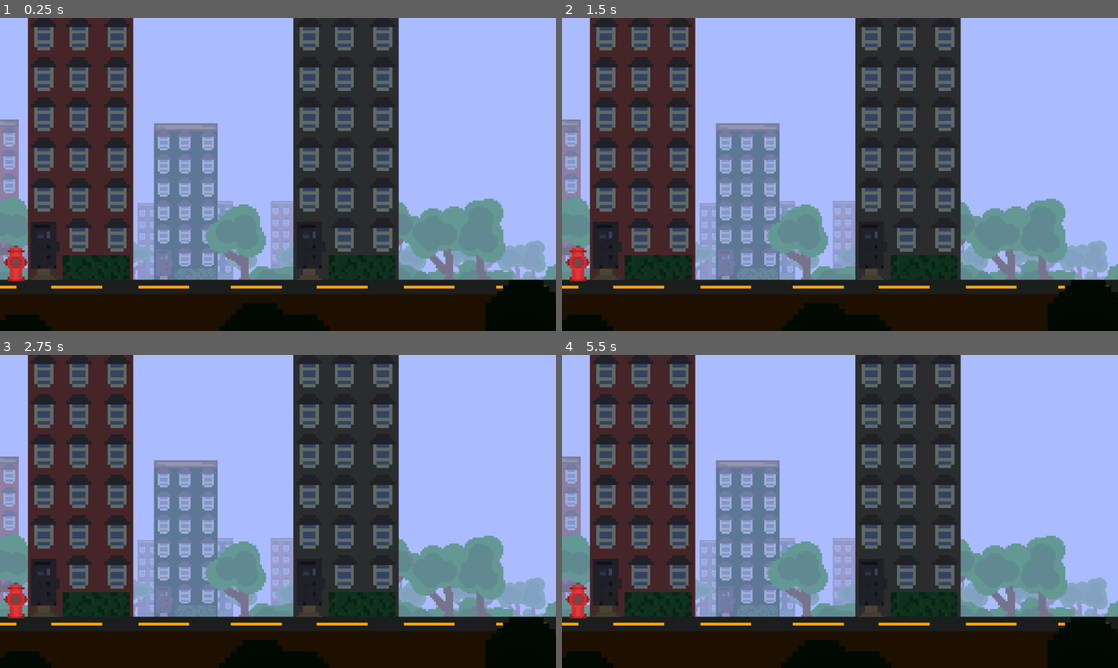
Above: before the commit, frames 1-4 (two rows, left to right).
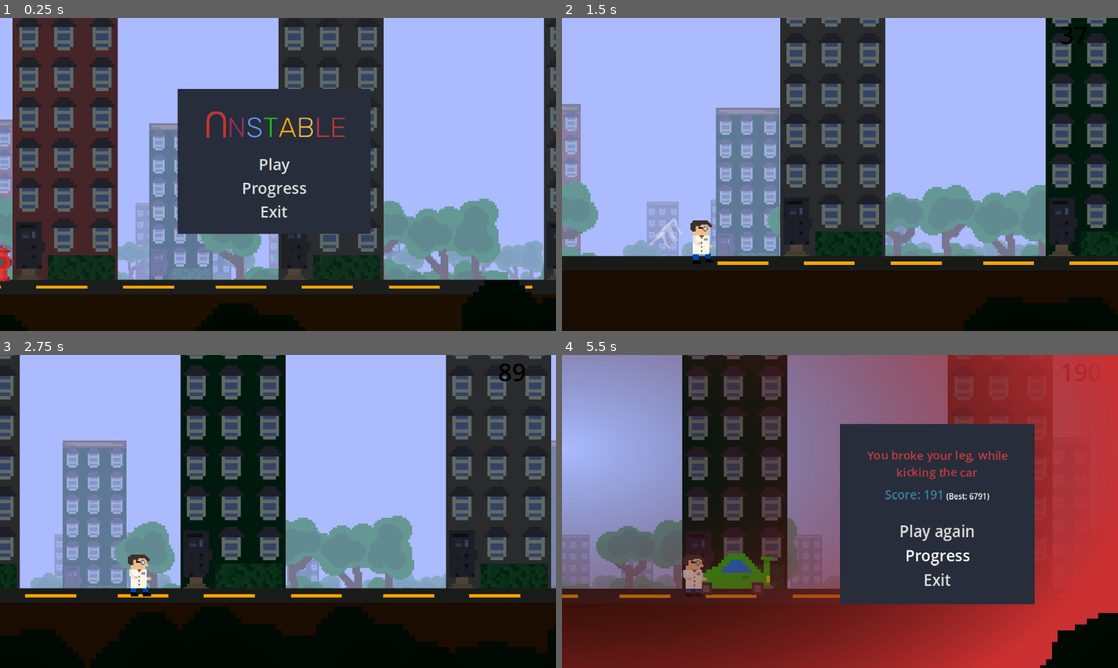
Above: after the commit, the same moments.

Repository: kir-55/Unstable
Game: Godot game, scene res://Scenes/main.tscn
The game is run twice, just before and just after one commit, with the same random seed, the same clock (stepped at 60 frames per second) and the same inputs.
Inputs (mouse positions are in pixels of both pictures, inside the frame that each line leads up to):
- Up to frame 1 (0.25 s): no input
- Up to frame 2 (1.5 s): click (834, 165) at 0.5 s, where only the run after the commit has a clickable "Play"; move the mouse to (962, 158) at 1.27 s; hold Space (up) from 1.28 s (still down); tap S (bottom) at 1.35 s; click (962, 158) at 1.42 s
- Up to frame 3 (2.75 s): release Space (up) at 2 s; drag from (166, 527) to (16, 602) at 2.02 s
- Up to frame 4 (5.5 s): move the mouse to (895, 442) at 2.77 s; tap A (stop) at 2.85 s; drag from (812, 574) to (673, 464) at 3.52 s; move the mouse to (1006, 558) at 4.27 s; hold Space (up) 4.28-5 s; tap Shift (dash) at 4.35 s; drag from (673, 464) to (578, 602) at 5.02 s

The runs differ from the first frame. In frame 1, 39% of the frame differs, in the area x 0-100%, y 0-100%; in frame 2, 67%; in frame 3, 84%; in frame 4, 90%.

Commit message:
Fixes after the merge, saving amulet collection

Diff:
--- a/Scenes/Menus/new_outline.tscn
+++ b/Scenes/Menus/new_outline.tscn
@@ -2,7 +2,7 @@
 
 [ext_resource type="Material" uid="uid://blmayflby86ef" path="res://Styles/new_highlight.tres" id="1_4s54f"]
 [ext_resource type="Texture2D" uid="uid://bs0xlloapmy83" path="res://Textures/Amulets/outline.png" id="2_7300f"]
-[ext_resource type="Script" path="res://Scenes/Menus/remove_outline.gd" id="3_chlqi"]
+[ext_resource type="Script" path="res://Scripts/remove_outline.gd" id="3_chlqi"]
 
 [node name="TextureRect" type="TextureRect"]
 modulate = Color(1, 1, 0, 1)
--- a/Scenes/global_variables.tscn
+++ b/Scenes/global_variables.tscn
@@ -1,9 +1,9 @@
 [gd_scene load_steps=14 format=3 uid="uid://b0fjlwsniivuy"]
 
 [ext_resource type="Script" path="res://Scripts/global_variables.gd" id="1_6fhdc"]
-[ext_resource type="Resource" uid="uid://ctr8ofv38du6p" path="res://Epochs/city.tres" id="2_tede6"]
-[ext_resource type="Resource" uid="uid://b5ga8fmqhitgk" path="res://Epochs/future.tres" id="3_h80lx"]
-[ext_resource type="Resource" uid="uid://d4jipchxnkrhx" path="res://Epochs/medieval.tres" id="4_rv33m"]
+[ext_resource type="Resource" uid="uid://ctr8ofv38du6p" path="res://Ages/city.tres" id="2_tede6"]
+[ext_resource type="Resource" uid="uid://b5ga8fmqhitgk" path="res://Ages/future.tres" id="3_h80lx"]
+[ext_resource type="Resource" uid="uid://d4jipchxnkrhx" path="res://Ages/medieval.tres" id="4_rv33m"]
 [ext_resource type="Resource" uid="uid://dbplhi6u5tp6p" path="res://Amulets/bag_of_tools.tres" id="5_pw5te"]
 [ext_resource type="Resource" uid="uid://bh4tipha1kv5b" path="res://Amulets/chronometer.tres" id="6_1i2bb"]
 [ext_resource type="Resource" uid="uid://cgk8wbbvqcoc7" path="res://Amulets/some_plant.tres" id="7_2hcst"]
--- a/Scenes/main.tscn
+++ b/Scenes/main.tscn
@@ -1,8 +1,8 @@
 [gd_scene load_steps=18 format=3 uid="uid://daai0thrp4xay"]
 
-[ext_resource type="Texture2D" uid="uid://b2g18eyedc21g" path="res://textures/Unstable_paralax_layer-1.png" id="1_uh0gs"]
-[ext_resource type="Texture2D" uid="uid://3qdpdvrtb63r" path="res://textures/Unstable_paralax_layer1.png" id="2_las88"]
-[ext_resource type="Script" path="res://Scenes/Menus/move_right.gd" id="3_vefdh"]
+[ext_resource type="Texture2D" uid="uid://b2g18eyedc21g" path="res://Textures/Unstable_paralax_layer-1.png" id="1_uh0gs"]
+[ext_resource type="Texture2D" uid="uid://3qdpdvrtb63r" path="res://Textures/Unstable_paralax_layer1.png" id="2_las88"]
+[ext_resource type="Script" path="res://Scripts/move_right.gd" id="3_1hfwm"]
 [ext_resource type="AudioStream" uid="uid://s13upthllfum" path="res://Audio/Melodies/do gry2.mp3" id="4_vqtpy"]
 [ext_resource type="Script" path="res://Scripts/random_system.gd" id="5_dnrvn"]
 [ext_resource type="Script" path="res://Scripts/TerrainGeneration/terrain_generator.gd" id="6_k2p7q"]
@@ -77,8 +77,8 @@
 [node name="Camera2D" type="Camera2D" parent="MovingGround"]
 position = Vector2(-338, 17)
 position_smoothing_enabled = true
-script = ExtResource("3_vefdh")
-speed = 200
+script = ExtResource("3_1hfwm")
+speed = 300
 
 [node name="CanvasLayer" type="CanvasLayer" parent="MovingGround/Camera2D"]
 
--- a/Scenes/menus/game_over_menu.tscn
+++ b/Scenes/menus/game_over_menu.tscn
@@ -17,10 +17,8 @@
 fill_to = Vector2(0.991453, 0)
 metadata/_snap_enabled = true
 
-
 [sub_resource type="RichTextEffect" id="RichTextEffect_j0opp"]
 script = ExtResource("4_eh833")
-
 
 [sub_resource type="RichTextEffect" id="RichTextEffect_xlhj1"]
 script = ExtResource("4_eh833")
--- a/Scenes/menus/start_menu.tscn
+++ b/Scenes/menus/start_menu.tscn
@@ -5,10 +5,6 @@
 [ext_resource type="StyleBox" uid="uid://d2bmcyyj3mhkh" path="res://Styles/button_hover.tres" id="4_rrgdv"]
 [ext_resource type="StyleBox" uid="uid://cerythqxamdxh" path="res://Styles/button_hover_yellow.tres" id="5_1mafq"]
 [ext_resource type="StyleBox" uid="uid://depdhdvh1mnip" path="res://Styles/button_hover_green.tres" id="6_4jgwr"]
-
-[ext_resource type="Script" path="res://Scripts/move_right.gd" id="5_srgek"]
-[ext_resource type="Script" path="res://Scripts/TerrainGeneration/terrain_generator.gd" id="5_xu6qi"]
-
 [ext_resource type="StyleBox" uid="uid://bexrdmx650haa" path="res://Styles/panel.tres" id="6_25x81"]
 [ext_resource type="StyleBox" uid="uid://sr3rv6n41wdu" path="res://Styles/transparent_button.tres" id="7_ug5gg"]
 
@@ -102,53 +98,6 @@
 theme_override_styles/focus = ExtResource("5_1mafq")
 text = "Exit"
 
-
-[node name="RandomSystem" type="Node" parent="MovingGround"]
-script = ExtResource("4_yih76")
-
-[node name="TerrainGenerator" type="Node2D" parent="MovingGround" node_paths=PackedStringArray("ground_line", "grass_line", "floor_collider", "rs", "sloper", "player")]
-position = Vector2(-1029, 250)
-script = ExtResource("5_xu6qi")
-ground_line = NodePath("GroundLine")
-grass_line = NodePath("GrassLine")
-floor_collider = NodePath("GrassLine/StaticBody2D")
-rs = NodePath("../RandomSystem")
-sloper = NodePath("Sloper")
-line_section_length = 500
-section_y_change_amplitude = 0
-player = NodePath("../Camera2D")
-
-[node name="Sloper" type="Node" parent="MovingGround/TerrainGenerator" node_paths=PackedStringArray("line", "terrain_generator")]
-script = ExtResource("6_y8vvb")
-line = NodePath("../GrassLine")
-terrain_generator = NodePath("..")
-
-[node name="GroundLine" type="Line2D" parent="MovingGround/TerrainGenerator"]
-material = SubResource("ShaderMaterial_v15ys")
-position = Vector2(0, 8)
-default_color = Color(0.11502, 0.0656286, 0.00661148, 1)
-
-[node name="GrassLine" type="Line2D" parent="MovingGround/TerrainGenerator"]
-width = 30.0
-default_color = Color(0.108257, 0.118032, 0.110268, 1)
-
-[node name="StaticBody2D" type="StaticBody2D" parent="MovingGround/TerrainGenerator/GrassLine"]
-
-[node name="DecorationSpawner" type="Node2D" parent="MovingGround/TerrainGenerator" node_paths=PackedStringArray("rs", "sloper", "player", "line", "terrain_generator")]
-scale = Vector2(1.10038, 1.15793)
-script = ExtResource("8_ewsx1")
-load_radius = 3
-max_radius = 10
-rs = NodePath("../../RandomSystem")
-sloper = NodePath("../Sloper")
-player = NodePath("../../Camera2D")
-line = NodePath("../GrassLine")
-terrain_generator = NodePath("..")
-spawn_from = 0
-decorations = Array[Resource("res://Scripts/Decorations/decoration.gd")]([ExtResource("13_io3tw"), ExtResource("15_mst61"), ExtResource("17_xoou5"), ExtResource("14_4vnkg"), ExtResource("15_v51w2"), ExtResource("18_lwfrx"), ExtResource("18_tgdhe")])
-
-[connection signal="pressed" from="MovingGround/Camera2D/StartMenu/Panel/MarginContainer/VBoxContainer/Again" to="MovingGround/Camera2D/StartMenu" method="_on_again_pressed"]
-[connection signal="pressed" from="MovingGround/Camera2D/StartMenu/Panel/MarginContainer/VBoxContainer/Exit" to="MovingGround/Camera2D/StartMenu" method="_on_exit_pressed"]
 [connection signal="pressed" from="Panel/MarginContainer/VBoxContainer/Again" to="." method="_on_again_pressed"]
 [connection signal="pressed" from="Panel/MarginContainer/VBoxContainer/Progress" to="." method="_on_progress_pressed"]
 [connection signal="pressed" from="Panel/MarginContainer/VBoxContainer/Exit" to="." method="_on_exit_pressed"]
--- a/Scripts/change_scene.gd
+++ b/Scripts/change_scene.gd
@@ -1,7 +1,6 @@
 extends Timer
 
 
-var destination: GlobalEnums.LEVELS
 
 
 
@@ -13,7 +12,7 @@
 @export var description: Label
 
 func _ready():
-
+	var destination = GlobalVariables.next_epoch
 
 	for level_info in GlobalVariables.epochs:
 		if level_info.level == destination:
--- a/Scripts/global_functions.gd
+++ b/Scripts/global_functions.gd
@@ -21,7 +21,8 @@
 	var file = FileAccess.open(GlobalVariables.player_data_path, FileAccess.WRITE)
 	if file:
 		var data = {
-			"best_score": GlobalVariables.best_score
+			"best_score": GlobalVariables.best_score,
+			"amulet_collection": GlobalVariables.player_amulet_collection
 		}
 		file.store_string(JSON.stringify(data))
 		file.close()
@@ -33,7 +34,11 @@
 		var data = JSON.parse_string(content)
 		if data and "best_score" in data:
 			GlobalVariables.best_score = data["best_score"]
-		file.close()
+		if data and "amulet_collection" in data:
+			GlobalVariables.player_amulet_collection.clear()
+			for value in data["amulet_collection"]:
+				GlobalVariables.player_amulet_collection.append(int(value))
+				file.close()
 
 func load_menu(menu, remove_all_children = true, transition_to_main = false):
 	if transition_to_main:
--- a/Scripts/global_variables.gd
+++ b/Scripts/global_variables.gd
@@ -21,7 +21,7 @@
 
 @export var amulets: Array[Amulet]
 var player_amulets: Array[int]
-var player_amulet_collection : Array[int] = []
+var player_amulet_collection : Array[int]
 var player_new_amulets : Array[int]
 
 
--- a/Scripts/menus/Progress/menu.gd
+++ b/Scripts/menus/Progress/menu.gd
@@ -3,4 +3,5 @@
 
 
 func _on_back_pressed():
+	GlobalVariables.player_new_amulets.clear()
 	GlobalFunctions.load_menu(GlobalEnums.MENU_LEVEL.MAIN, true)
--- a/Scripts/menus/game_over_menu.gd
+++ b/Scripts/menus/game_over_menu.gd
@@ -29,7 +29,7 @@
 	if GlobalVariables.last_score == GlobalVariables.best_score:
 		death_info.append_text("[center][font_size=25][color='#3d80a3']Score: " + str(GlobalVariables.last_score) + "[/color][/font_size][color='#c57835'][font_size=16][shake rate=5 level=10][sup] (New Best!)[/sup][/shake][/font_size][/color][/center]")
 	else:
-		death_info.append_text("[center][font_size=25][color='#3d80a3']Score: " + str(GlobalVariables.last_score) + "[/color][/font_size][font_size=16](Best: " + str(GlobalVariables.best_score) + ")[/font_size][/center]")
+		death_info.append_text("[center][font_size=25][color='#3d80a3']Score: " + str(GlobalVariables.last_score) + "[/color][/font_size][font_size=16] (Best: " + str(GlobalVariables.best_score) + ")[/font_size][/center]")
 
 func _on_new_amulet_count_ready():
 	if GlobalVariables.player_new_amulets.size() > 0:
--- a/player_data.json
+++ b/player_data.json
@@ -1 +1 @@
-{"best_score":373}
+{"amulet_collection":[0,1,2,3,5,6,7,8],"best_score":6791}
Renamed: Epochs/city.tres -> Ages/city.tres
Renamed: Epochs/future.tres -> Ages/future.tres
Renamed: Epochs/medieval.tres -> Ages/medieval.tres
Renamed: Scenes/Menus/remove_outline.gd -> Scripts/remove_outline.gd
